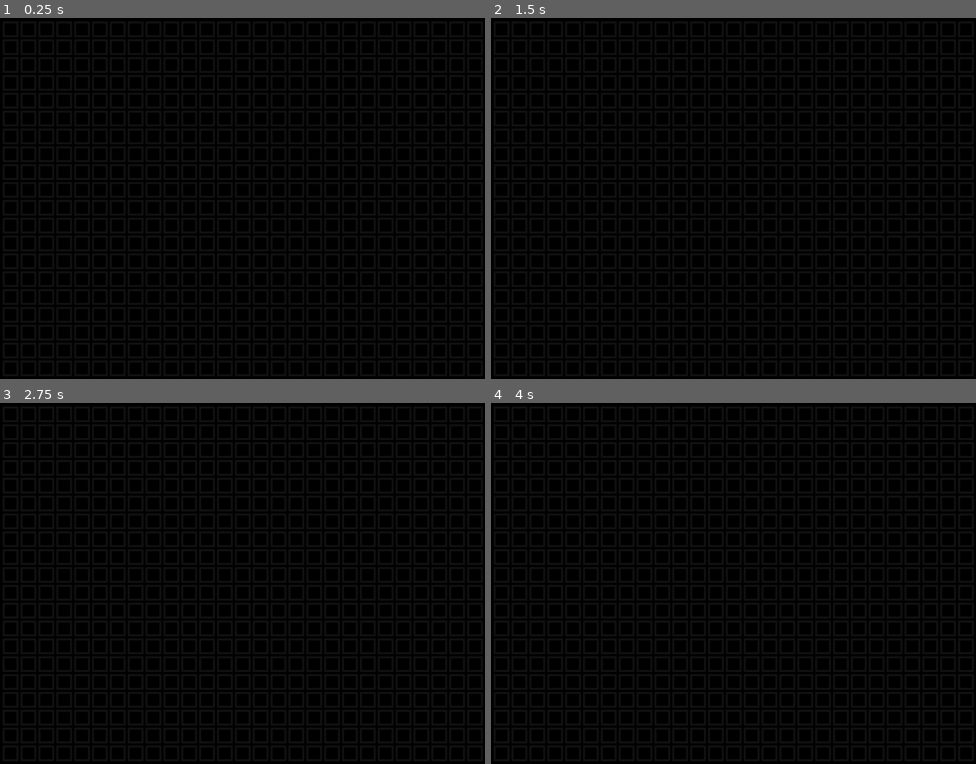
Above: before the commit, frames 1-4 (two rows, left to right).
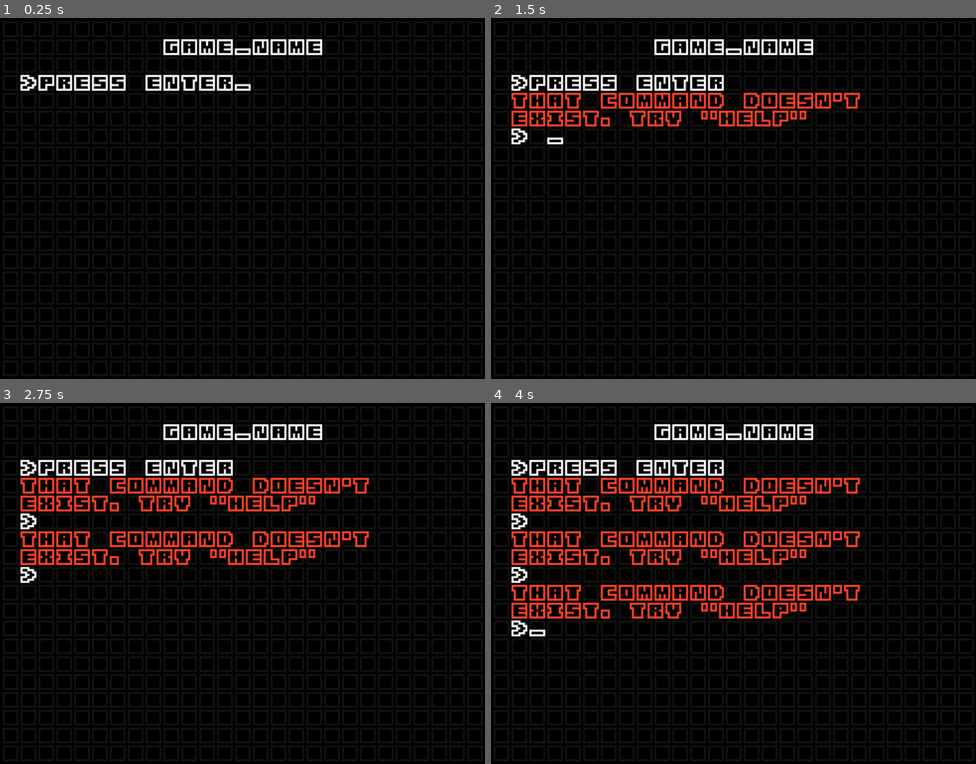
Above: after the commit, the same moments.

Repository: appellatebaton0/portfolio-66
Game: Godot game, scene res://Scenes/Main.tscn
Two runs of this game, one before a commit and one after it. Both use one fixed random seed, a clock stepped at 60 frames per second and the inputs below.
Inputs:
- Up to frame 1 (0.25 s): no input
- Up to frame 2 (1.5 s): tap Enter at 0.5 s; tap Space at 1.25 s
- Up to frame 3 (2.75 s): tap Enter at 2 s
- Up to frame 4 (4 s): tap Space at 2.75 s; tap Enter at 3.5 s

The runs differ from the first frame. In frame 1, 2.3% of the frame differs, in the area x 4-67%, y 5-21%; in frame 2, 5.7%; in frame 3, 9.0%; in frame 4, 12%, in the area x 4-77%, y 5-65%.

Commit message:
h1.8 - Pause Menu & Transitions
Got the pause terminal working, as well as the transitions from the pause menu to the game to the the main menu. Also forgot to track some of this, but who cares.

Diff:
--- a/Assets/MainTheme.tres
+++ b/Assets/MainTheme.tres
@@ -10,3 +10,4 @@
 Label/fonts/font = SubResource("FontVariation_gu0d2")
 RichTextLabel/constants/line_separation = -4
 RichTextLabel/fonts/normal_font = ExtResource("1_gu0d2")
+VBoxContainer/constants/separation = -4
--- a/Scenes/Main.tscn
+++ b/Scenes/Main.tscn
@@ -1,17 +1,84 @@
 [gd_scene format=3 uid="uid://by6wuphdptep"]
 
 [ext_resource type="Theme" uid="uid://di3vsjt4ml06e" path="res://Assets/MainTheme.tres" id="1_r150o"]
-[ext_resource type="Script" uid="uid://bachjwacobdky" path="res://Scripts/Terminal.gd" id="2_kln2b"]
 [ext_resource type="Shader" uid="uid://bxj8hdarkcxvy" path="res://Shaders/Diagonal.gdshader" id="2_rgh2o"]
 [ext_resource type="Script" uid="uid://8svrh0x8xwnb" path="res://Scripts/AnimationBus.gd" id="3_kln2b"]
+[ext_resource type="Script" uid="uid://gmp0udd3u1fu" path="res://Scripts/GameHandler.gd" id="3_pbw6q"]
+[ext_resource type="Script" uid="uid://cjbqqvcxcvily" path="res://Scripts/MainMenu.gd" id="4_v1gob"]
+[ext_resource type="Script" uid="uid://dhgs6px2un6hm" path="res://Scripts/PauseMenu.gd" id="5_v1gob"]
 
 [sub_resource type="StyleBoxFlat" id="StyleBoxFlat_r150o"]
 bg_color = Color(0, 0, 0, 1)
 
 [sub_resource type="ShaderMaterial" id="ShaderMaterial_pbw6q"]
 shader = ExtResource("2_rgh2o")
+shader_parameter/threshold = 1.0
+shader_parameter/over = false
+shader_parameter/round_amnt = Vector2(27, 20)
+
+[sub_resource type="ShaderMaterial" id="ShaderMaterial_rgh2o"]
+shader = ExtResource("2_rgh2o")
+shader_parameter/threshold = 1.0
+shader_parameter/over = true
+shader_parameter/round_amnt = Vector2(27, 20)
+
+[sub_resource type="ShaderMaterial" id="ShaderMaterial_jw32o"]
+shader = ExtResource("2_rgh2o")
 shader_parameter/threshold = 0.0
+shader_parameter/over = true
 shader_parameter/round_amnt = Vector2(27, 20)
+
+[sub_resource type="Animation" id="Animation_50glp"]
+resource_name = "Pause"
+length = 0.5
+tracks/0/type = "value"
+tracks/0/imported = false
+tracks/0/enabled = true
+tracks/0/path = NodePath("Game:material:shader_parameter/threshold")
+tracks/0/interp = 2
+tracks/0/loop_wrap = true
+tracks/0/keys = {
+"times": PackedFloat32Array(0, 0.5),
+"transitions": PackedFloat32Array(1, 1),
+"update": 0,
+"values": [0.0, 1.0]
+}
+tracks/1/type = "value"
+tracks/1/imported = false
+tracks/1/enabled = true
+tracks/1/path = NodePath("PauseMenu:material:shader_parameter/threshold")
+tracks/1/interp = 1
+tracks/1/loop_wrap = true
+tracks/1/keys = {
+"times": PackedFloat32Array(0, 0.5),
+"transitions": PackedFloat32Array(1, 1),
+"update": 0,
+"values": [0.0, 1.0]
+}
+tracks/2/type = "value"
+tracks/2/imported = false
+tracks/2/enabled = true
+tracks/2/path = NodePath("PauseMenu/ScrollContainer/Terminal:focused")
+tracks/2/interp = 1
+tracks/2/loop_wrap = true
+tracks/2/keys = {
+"times": PackedFloat32Array(0.5),
+"transitions": PackedFloat32Array(1),
+"update": 1,
+"values": [true]
+}
+tracks/3/type = "value"
+tracks/3/imported = false
+tracks/3/enabled = true
+tracks/3/path = NodePath("Game:focused")
+tracks/3/interp = 1
+tracks/3/loop_wrap = true
+tracks/3/keys = {
+"times": PackedFloat32Array(0),
+"transitions": PackedFloat32Array(1),
+"update": 1,
+"values": [false]
+}
 
 [sub_resource type="Animation" id="Animation_kln2b"]
 length = 0.001
@@ -37,12 +104,60 @@
 "times": PackedFloat32Array(0),
 "transitions": PackedFloat32Array(1),
 "update": 0,
+"values": [1.0]
+}
+tracks/2/type = "value"
+tracks/2/imported = false
+tracks/2/enabled = true
+tracks/2/path = NodePath("PauseMenu:material:shader_parameter/threshold")
+tracks/2/interp = 1
+tracks/2/loop_wrap = true
+tracks/2/keys = {
+"times": PackedFloat32Array(0),
+"transitions": PackedFloat32Array(1),
+"update": 0,
 "values": [0.0]
+}
+tracks/3/type = "value"
+tracks/3/imported = false
+tracks/3/enabled = true
+tracks/3/path = NodePath("Game:focused")
+tracks/3/interp = 1
+tracks/3/loop_wrap = true
+tracks/3/keys = {
+"times": PackedFloat32Array(0),
+"transitions": PackedFloat32Array(1),
+"update": 1,
+"values": [false]
+}
+tracks/4/type = "value"
+tracks/4/imported = false
+tracks/4/enabled = true
+tracks/4/path = NodePath("Menu/ScrollContainer/Terminal:focused")
+tracks/4/interp = 1
+tracks/4/loop_wrap = true
+tracks/4/keys = {
+"times": PackedFloat32Array(0),
+"transitions": PackedFloat32Array(1),
+"update": 1,
+"values": [true]
+}
+tracks/5/type = "value"
+tracks/5/imported = false
+tracks/5/enabled = true
+tracks/5/path = NodePath("PauseMenu/ScrollContainer/Terminal:focused")
+tracks/5/interp = 1
+tracks/5/loop_wrap = true
+tracks/5/keys = {
+"times": PackedFloat32Array(0),
+"transitions": PackedFloat32Array(1),
+"update": 1,
+"values": [false]
 }
 
 [sub_resource type="Animation" id="Animation_rgh2o"]
 resource_name = "Start"
-length = 2.0
+length = 1.5
 tracks/0/type = "value"
 tracks/0/imported = false
 tracks/0/enabled = true
@@ -50,7 +165,7 @@
 tracks/0/interp = 1
 tracks/0/loop_wrap = true
 tracks/0/keys = {
-"times": PackedFloat32Array(0, 1),
+"times": PackedFloat32Array(0, 1.5),
 "transitions": PackedFloat32Array(1, 1),
 "update": 0,
 "values": [1.0, 0.0]
@@ -62,16 +177,94 @@
 tracks/1/interp = 1
 tracks/1/loop_wrap = true
 tracks/1/keys = {
-"times": PackedFloat32Array(1, 2),
+"times": PackedFloat32Array(0, 1.5),
 "transitions": PackedFloat32Array(1, 1),
 "update": 0,
-"values": [0.0, 1.0]
+"values": [1.0, 0.0]
+}
+tracks/2/type = "value"
+tracks/2/imported = false
+tracks/2/enabled = true
+tracks/2/path = NodePath("Game:focused")
+tracks/2/interp = 1
+tracks/2/loop_wrap = true
+tracks/2/keys = {
+"times": PackedFloat32Array(1.5),
+"transitions": PackedFloat32Array(1),
+"update": 1,
+"values": [true]
+}
+tracks/3/type = "value"
+tracks/3/imported = false
+tracks/3/enabled = true
+tracks/3/path = NodePath("Menu/ScrollContainer/Terminal:focused")
+tracks/3/interp = 1
+tracks/3/loop_wrap = true
+tracks/3/keys = {
+"times": PackedFloat32Array(1.5),
+"transitions": PackedFloat32Array(1),
+"update": 1,
+"values": [false]
+}
+
+[sub_resource type="Animation" id="Animation_v1gob"]
+resource_name = "Unpause"
+length = 0.5
+tracks/0/type = "value"
+tracks/0/imported = false
+tracks/0/enabled = true
+tracks/0/path = NodePath("PauseMenu/ScrollContainer/Terminal:focused")
+tracks/0/interp = 1
+tracks/0/loop_wrap = true
+tracks/0/keys = {
+"times": PackedFloat32Array(0),
+"transitions": PackedFloat32Array(1),
+"update": 1,
+"values": [false]
+}
+tracks/1/type = "value"
+tracks/1/imported = false
+tracks/1/enabled = true
+tracks/1/path = NodePath("Game:focused")
+tracks/1/interp = 1
+tracks/1/loop_wrap = true
+tracks/1/keys = {
+"times": PackedFloat32Array(0),
+"transitions": PackedFloat32Array(1),
+"update": 1,
+"values": [true]
+}
+tracks/2/type = "value"
+tracks/2/imported = false
+tracks/2/enabled = true
+tracks/2/path = NodePath("Game:material:shader_parameter/threshold")
+tracks/2/interp = 1
+tracks/2/loop_wrap = true
+tracks/2/keys = {
+"times": PackedFloat32Array(0, 0.5),
+"transitions": PackedFloat32Array(1, 1),
+"update": 0,
+"values": [1.0, 0.0]
+}
+tracks/3/type = "value"
+tracks/3/imported = false
+tracks/3/enabled = true
+tracks/3/path = NodePath("PauseMenu:material:shader_parameter/threshold")
+tracks/3/interp = 1
+tracks/3/loop_wrap = true
+tracks/3/keys = {
+"times": PackedFloat32Array(0, 0.5),
+"transitions": PackedFloat32Array(1, 1),
+"update": 0,
+"values": [1.0, 0.0]
 }
 
 [sub_resource type="AnimationLibrary" id="AnimationLibrary_pbw6q"]
 _data = {
+&"Pause": SubResource("Animation_50glp"),
 &"RESET": SubResource("Animation_kln2b"),
-&"Start": SubResource("Animation_rgh2o")
+&"Start": SubResource("Animation_rgh2o"),
+&"Unpause": SubResource("Animation_v1gob")
 }
 
 [node name="Main" type="Node" unique_id=59777334]
@@ -87,7 +280,7 @@
 grow_vertical = 2
 theme = ExtResource("1_r150o")
 
-[node name="Backdrop2" type="Panel" parent="CanvasLayer/Control" unique_id=1923751320]
+[node name="Backdrop" type="Panel" parent="CanvasLayer/Control" unique_id=1923751320]
 layout_mode = 1
 anchors_preset = 15
 anchor_right = 1.0
@@ -96,7 +289,7 @@
 grow_vertical = 2
 theme_override_styles/panel = SubResource("StyleBoxFlat_r150o")
 
-[node name="Text" type="Label" parent="CanvasLayer/Control/Backdrop2" unique_id=218249657]
+[node name="Text" type="Label" parent="CanvasLayer/Control/Backdrop" unique_id=218249657]
 modulate = Color(1, 1, 1, 0.07058824)
 layout_mode = 0
 offset_left = 1.0
@@ -134,8 +327,9 @@
 anchor_bottom = 1.0
 grow_horizontal = 2
 grow_vertical = 2
-
-[node name="Label" type="RichTextLabel" parent="CanvasLayer/Control/Game" unique_id=796943006]
+script = ExtResource("3_pbw6q")
+
+[node name="BottomLeftBox" type="RichTextLabel" parent="CanvasLayer/Control/Game" unique_id=796943006]
 use_parent_material = true
 layout_mode = 0
 offset_left = 14.0
@@ -145,14 +339,33 @@
 theme_override_colors/default_color = Color(0.6235599, 0.62355983, 0.62355983, 1)
 bbcode_enabled = true
 text = "/----------\\
-<[color=#00000000]|||[/color]HAND[color=#00000000]|}|[/color]>
+<[color=#00000000]||||||||||[/color]>
 <[color=#00000000]||||||||||[/color]>
 <[color=#00000000]||||||||||[/color]>
 \\----------/"
 fit_content = true
 visible_characters = 64
 
-[node name="Hand" type="RichTextLabel" parent="CanvasLayer/Control/Game/Label" unique_id=1488998315]
+[node name="HandDisplay" type="Control" parent="CanvasLayer/Control/Game/BottomLeftBox" unique_id=1758278229]
+use_parent_material = true
+anchors_preset = 0
+offset_right = 40.0
+offset_bottom = 40.0
+
+[node name="HandLabel" type="RichTextLabel" parent="CanvasLayer/Control/Game/BottomLeftBox/HandDisplay" unique_id=595729632]
+use_parent_material = true
+layout_mode = 1
+offset_left = 52.0
+offset_top = 13.0
+offset_right = 104.0
+offset_bottom = 30.0
+theme_override_colors/default_color = Color(0.6235599, 0.62355983, 0.62355983, 1)
+bbcode_enabled = true
+text = "HAND"
+fit_content = true
+visible_characters = 64
+
+[node name="Hand" type="RichTextLabel" parent="CanvasLayer/Control/Game/BottomLeftBox/HandDisplay" unique_id=1488998315]
 use_parent_material = true
 layout_mode = 0
 offset_left = 26.0
@@ -164,7 +377,7 @@
 fit_content = true
 visible_characters = 16
 
-[node name="Stats" type="RichTextLabel" parent="CanvasLayer/Control/Game" unique_id=1984262044]
+[node name="BottomRightBox" type="RichTextLabel" parent="CanvasLayer/Control/Game" unique_id=1984262044]
 use_parent_material = true
 layout_mode = 0
 offset_left = 183.0
@@ -182,7 +395,16 @@
 horizontal_alignment = 3
 visible_characters = 37
 
-[node name="RichTextLabel" type="RichTextLabel" parent="CanvasLayer/Control/Game/Stats" unique_id=1938155772]
+[node name="CombatStats" type="Control" parent="CanvasLayer/Control/Game/BottomRightBox" unique_id=866604476]
+use_parent_material = true
+layout_mode = 1
+anchors_preset = 15
+anchor_right = 1.0
+anchor_bottom = 1.0
+grow_horizontal = 2
+grow_vertical = 2
+
+[node name="RichTextLabel" type="RichTextLabel" parent="CanvasLayer/Control/Game/BottomRightBox/CombatStats" unique_id=1938155772]
 use_parent_material = true
 layout_mode = 0
 offset_left = 26.0
@@ -197,7 +419,7 @@
 visible_characters = 14
 visible_ratio = 0.875
 
-[node name="VBoxContainer" type="VBoxContainer" parent="CanvasLayer/Control/Game/Stats" unique_id=1163530763]
+[node name="VBoxContainer" type="VBoxContainer" parent="CanvasLayer/Control/Game/BottomRightBox/CombatStats" unique_id=1163530763]
 use_parent_material = true
 layout_mode = 0
 offset_left = 91.0
@@ -206,19 +428,19 @@
 offset_bottom = 56.0
 theme_override_constants/separation = -4
 
-[node name="HP" type="Label" parent="CanvasLayer/Control/Game/Stats/VBoxContainer" unique_id=1540622527]
+[node name="HP" type="Label" parent="CanvasLayer/Control/Game/BottomRightBox/CombatStats/VBoxContainer" unique_id=1540622527]
 use_parent_material = true
 layout_mode = 2
 text = "000"
 visible_characters = 3
 
-[node name="Draw" type="Label" parent="CanvasLayer/Control/Game/Stats/VBoxContainer" unique_id=1306925801]
+[node name="Draw" type="Label" parent="CanvasLayer/Control/Game/BottomRightBox/CombatStats/VBoxContainer" unique_id=1306925801]
 use_parent_material = true
 layout_mode = 2
 text = "000"
 visible_characters = 3
 
-[node name="Discard" type="Label" parent="CanvasLayer/Control/Game/Stats/VBoxContainer" unique_id=1423412272]
+[node name="Discard" type="Label" parent="CanvasLayer/Control/Game/BottomRightBox/CombatStats/VBoxContainer" unique_id=1423412272]
 use_parent_material = true
 layout_mode = 2
 text = "000"
@@ -247,7 +469,7 @@
 horizontal_alignment = 3
 visible_characters = 79
 
-[node name="RunStats" type="RichTextLabel" parent="CanvasLayer/Control/Game" unique_id=326261919]
+[node name="TopRight" type="RichTextLabel" parent="CanvasLayer/Control/Game" unique_id=326261919]
 use_parent_material = true
 layout_mode = 0
 offset_left = 274.0
@@ -268,7 +490,7 @@
 
 X---X"
 
-[node name="Label" type="Label" parent="CanvasLayer/Control/Game/RunStats" unique_id=1519447267]
+[node name="Label" type="Label" parent="CanvasLayer/Control/Game/TopRight" unique_id=1519447267]
 use_parent_material = true
 layout_mode = 0
 offset_top = 26.0
@@ -277,21 +499,27 @@
 text = "PRESS
 ESC"
 
-[node name="Label2" type="Label" parent="CanvasLayer/Control/Game/RunStats" unique_id=1736524125]
+[node name="CombatStats" type="Control" parent="CanvasLayer/Control/Game/TopRight" unique_id=850048846]
+use_parent_material = true
+anchors_preset = 0
+offset_right = 40.0
+offset_bottom = 40.0
+
+[node name="Label2" type="Label" parent="CanvasLayer/Control/Game/TopRight/CombatStats" unique_id=1736524125]
 use_parent_material = true
 layout_mode = 0
 offset_top = 65.0
-offset_right = 52.0
-offset_bottom = 95.0
+offset_right = 65.0
+offset_bottom = 121.0
 text = "DEPTH
 
 
-SCORE
+MONEY
 "
 visible_characters = 13
 visible_ratio = 0.9285714
 
-[node name="Depth" type="Label" parent="CanvasLayer/Control/Game/RunStats" unique_id=3276814]
+[node name="Depth" type="Label" parent="CanvasLayer/Control/Game/TopRight/CombatStats" unique_id=3276814]
 use_parent_material = true
 layout_mode = 0
 offset_top = 78.0
@@ -300,7 +528,7 @@
 text = "00000"
 visible_characters = 5
 
-[node name="Score" type="Label" parent="CanvasLayer/Control/Game/RunStats" unique_id=418993049]
+[node name="Coin" type="Label" parent="CanvasLayer/Control/Game/TopRight/CombatStats" unique_id=418993049]
 use_parent_material = true
 layout_mode = 0
 offset_top = 117.0
@@ -310,6 +538,7 @@
 visible_characters = 5
 
 [node name="Menu" type="Control" parent="CanvasLayer/Control" unique_id=829336518]
+material = SubResource("ShaderMaterial_rgh2o")
 layout_mode = 1
 anchors_preset = 15
 anchor_right = 1.0
@@ -318,9 +547,10 @@
 grow_vertical = 2
 
 [node name="ScrollContainer" type="ScrollContainer" parent="CanvasLayer/Control/Menu" unique_id=1629410392]
+use_parent_material = true
 layout_mode = 0
 offset_left = 14.0
-offset_top = 14.0
+offset_top = 40.0
 offset_right = 339.0
 offset_bottom = 252.0
 mouse_filter = 2
@@ -328,12 +558,58 @@
 vertical_scroll_mode = 3
 
 [node name="Terminal" type="VBoxContainer" parent="CanvasLayer/Control/Menu/ScrollContainer" unique_id=578057545]
+use_parent_material = true
 layout_mode = 2
 size_flags_horizontal = 3
 size_flags_vertical = 3
 theme_override_constants/separation = -4
-script = ExtResource("2_kln2b")
-visible_characters = 0
+script = ExtResource("4_v1gob")
+
+[node name="Label" type="Label" parent="CanvasLayer/Control/Menu" unique_id=1420443717]
+use_parent_material = true
+layout_mode = 0
+offset_left = 118.0
+offset_top = 14.0
+offset_right = 235.0
+offset_bottom = 31.0
+text = "GAME_NAME"
+
+[node name="PauseMenu" type="Control" parent="CanvasLayer/Control" unique_id=1599091328]
+material = SubResource("ShaderMaterial_jw32o")
+layout_mode = 1
+anchors_preset = 15
+anchor_right = 1.0
+anchor_bottom = 1.0
+grow_horizontal = 2
+grow_vertical = 2
+
+[node name="Label" type="Label" parent="CanvasLayer/Control/PauseMenu" unique_id=1240128116]
+use_parent_material = true
+layout_mode = 0
+offset_left = 105.0
+offset_top = 14.0
+offset_right = 248.0
+offset_bottom = 31.0
+text = "GAME_PAUSED"
+
+[node name="ScrollContainer" type="ScrollContainer" parent="CanvasLayer/Control/PauseMenu" unique_id=943643017]
+use_parent_material = true
+layout_mode = 0
+offset_left = 14.0
+offset_top = 40.0
+offset_right = 340.0
+offset_bottom = 249.0
+horizontal_scroll_mode = 3
+vertical_scroll_mode = 3
+
+[node name="Terminal" type="VBoxContainer" parent="CanvasLayer/Control/PauseMenu/ScrollContainer" unique_id=270938965]
+use_parent_material = true
+layout_mode = 2
+size_flags_horizontal = 3
+theme_override_constants/separation = -4
+script = ExtResource("5_v1gob")
+focused = false
+start_command = "HELP"
 
 [node name="AnimationPlayer" type="AnimationPlayer" parent="CanvasLayer/Control" unique_id=257596083]
 libraries/ = SubResource("AnimationLibrary_pbw6q")
--- /dev/null
+++ b/Scripts/GameHandler.gd
@@ -0,0 +1,15 @@
+class_name GameHandler extends Control
+## Handles all the higher-level stuff for the game. I'm too tired to make it less
+## clunky.
+
+@export var focused := false
+
+func _ready() -> void:
+	Global.key_pressed.connect(_on_key_pressed)
+
+func _on_key_pressed(key_name:String, _echo:bool, power:bool): if focused:
+
+	if power and key_name == "Escape":
+		Global.request_animation.emit("Pause")
+
+	pass
--- /dev/null
+++ b/Scripts/MainMenu.gd
@@ -0,0 +1,34 @@
+extends Terminal
+
+func parse_command(command:String):
+
+	## Allow semicolon seperated commands, like clear;help to do both.
+	if command.contains(";"):
+		for subcommand in command.split(";"):
+			parse_command(subcommand)
+		return
+
+	match command:
+		"": return
+		"CLEAR":
+			for child in get_children(): child.queue_free()
+		"START":
+			Global.request_animation.emit("Start")
+		"QUIT":
+			get_tree().quit()
+		"HELP":
+			push_text("--")
+			push_text("COMMANDS")
+			push_text("")
+			push_text("HELP - SHOW THIS LIST")
+			push_text("")
+			push_text("CLEAR - CLEAR THE TERMINAL")
+			push_text("")
+			push_text("START - START A RUN")
+			push_text("")
+			push_text("OPTIONS - VIEW OPTIONS")
+			push_text("")
+			push_text("QUIT - QUIT THE GAME")
+			push_text("")
+		_: ## Command not found.
+			push_text("[color=%s]THAT COMMAND DOESN'T EXIST. TRY \"HELP\"" % [Color(1.0, 0.263, 0.166, 1.0).to_html()])
--- /dev/null
+++ b/Scripts/PauseMenu.gd
@@ -0,0 +1,39 @@
+extends Terminal
+
+func _on_key_pressed(key_name:String, _echo:bool, power:bool): if focused:
+
+	if power and key_name == "Escape":
+		Global.request_animation.emit("Unpause")
+
+	super._on_key_pressed(key_name, _echo, power)
+
+func parse_command(command:String):
+
+	## Allow semicolon seperated commands, like clear;help to do both.
+	if command.contains(";"):
+		for subcommand in command.split(";"):
+			parse_command(subcommand)
+		return
+
+	match command:
+		"": return
+		"CLEAR":
+			for child in get_children(): child.queue_free()
+		"QUIT":
+			get_tree().quit()
+		"HELP":
+			push_text("--")
+			push_text("COMMANDS")
+			push_text("")
+			push_text("HELP - SHOW THIS LIST")
+			push_text("")
+			push_text("CLEAR - CLEAR THE TERMINAL")
+			push_text("")
+			push_text("UNPAUSE - UNPAUSE THE GAME (ESC)")
+			push_text("")
+			push_text("QUIT - QUIT THE GAME")
+			push_text("")
+		"UNPAUSE":
+			Global.request_animation.emit("Unpause")
+		_: ## Command not found.
+			push_text("[color=%s]THAT COMMAND DOESN'T EXIST. TRY \"HELP\"" % [Color(1.0, 0.263, 0.166, 1.0).to_html()])
--- a/Scripts/Terminal.gd
+++ b/Scripts/Terminal.gd
@@ -1,11 +1,13 @@
-class_name Terminal extends VBoxContainer
-## The menu terminal for the game.
+@abstract class_name Terminal extends VBoxContainer
+## A generic terminal for the game.
 
 @export var focused := true
 var current_label:RichTextLabel
 var current_real_text := ""
 
 @export var visible_characters := -1
+
+@export var start_command := "PRESS ENTER"
 
 @export var blink_speed := 1.0
 var timer := 0.0
@@ -16,16 +18,14 @@
 func _ready() -> void:
 	Global.key_pressed.connect(_on_key_pressed)
 	on_enter()
-	print(current_label)
-	current_real_text = "PRESS ENTER"
-	print(current_real_text)
+	current_real_text = start_command
 
 	var parent = get_parent()
 	if parent is ScrollContainer:
 		scroll = parent
 
 func _process(delta: float) -> void:
-	current_label.text = current_real_text.replace(" ", "[color=#00000000]|[/color]")
+	current_label.text = ">" + current_real_text.replace(" ", "[color=#00000000]|[/color]")
 	if timer > 0.5:
 		current_label.text += "_"
 
@@ -46,11 +46,8 @@
 
 	if power:
 		match key_name:
-			"Space":
-				print("ADD")
-				current_real_text += " "
-			"Enter":
-				on_enter()
+			"Space": current_real_text += " "
+			"Enter": on_enter()
 			"Backspace":
 				current_real_text = current_real_text.left(len(current_real_text) - 1)
 	else:
@@ -59,10 +56,9 @@
 func on_enter() -> void:
 
 	if current_label:
-		current_label.text = current_real_text.replace(" ", "[color=#00000000]|[/color]")
+		current_label.text = ">" + current_real_text.replace(" ", "[color=#00000000]|[/color]")
 
 		if len(current_real_text) == 0:
-			print("freed D:")
 			current_label.queue_free()
 		else:
 			parse_command(current_real_text)
@@ -72,44 +68,11 @@
 	current_label.fit_content = true
 
 	current_label.custom_minimum_size.y = 17
-	#current_label.use_parent_material = true
+	current_label.use_parent_material = true
 
 	current_real_text = ""
 
 	add_child(current_label)
-
-func parse_command(command:String):
-
-	## Allow semicolon seperated commands, like clear;help to do both.
-	if command.contains(";"):
-		for subcommand in command.split(";"):
-			parse_command(subcommand)
-		return
-
-	match command:
-		"": return
-		"CLEAR":
-			for child in get_children(): child.queue_free()
-		"START":
-			Global.request_animation.emit("Start")
-		"QUIT":
-			get_tree().quit()
-		"HELP":
-			push_text("--")
-			push_text("COMMANDS")
-			push_text("")
-			push_text("HELP - SHOW THIS LIST")
-			push_text("")
-			push_text("CLEAR - CLEAR THE TERMINAL")
-			push_text("")
-			push_text("START - START A RUN")
-			push_text("")
-			push_text("OPTIONS - VIEW OPTIONS")
-			push_text("")
-			push_text("QUIT - QUIT THE GAME")
-			push_text("")
-		_: ## Command not found.
-			push_text("[color=%s]THAT COMMAND DOESN'T EXIST. TRY \"HELP\"" % [Color(1.0, 0.263, 0.166, 1.0).to_html()])
 
 func push_text(string:String):
 	var new = RichTextLabel.new()
@@ -118,9 +81,11 @@
 	new.fit_content = true
 
 	new.custom_minimum_size.y = 17
-	#new.use_parent_material = true
+	new.use_parent_material = true
 
 	new.text = string
 	new.text = new.text.replace(" ", "[color=#00000000]|[/color]")
 
 	add_child(new)
+
+@abstract func parse_command(command:String)
--- a/Shaders/Diagonal.gdshader
+++ b/Shaders/Diagonal.gdshader
@@ -1,20 +1,24 @@
 shader_type canvas_item;
 
 uniform float threshold = 0.5;
+uniform bool over = true;
 uniform vec2 round_amnt = vec2(27., 20.);
 
-void vertex() {
-	// Called for every vertex the material is visible on.
+bool pass(float value){
+	if (over){return value > threshold * 2.;}
+	else{     return value < threshold * 2.;}
 }
 
 void fragment() {
 
-	if (floor(SCREEN_UV.x * round_amnt.x) / round_amnt.x + floor(SCREEN_UV.y * round_amnt.y) / round_amnt.y > 2. * threshold){
+	if (pass(floor(SCREEN_UV.x * round_amnt.x) / round_amnt.x + floor(SCREEN_UV.y * round_amnt.y) / round_amnt.y)){
 		COLOR.a = 0.0;
 	}
 	// Called for every pixel the material is visible on.
 }
 
+
+
 //void light() {
 //	// Called for every pixel for every light affecting the CanvasItem.
 //	// Uncomment to replace the default light processing function with this one.
Not shown, added: Scripts/GameHandler.gd.uid
Not shown, added: Scripts/MainMenu.gd.uid
Not shown, added: Scripts/PauseMenu.gd.uid
